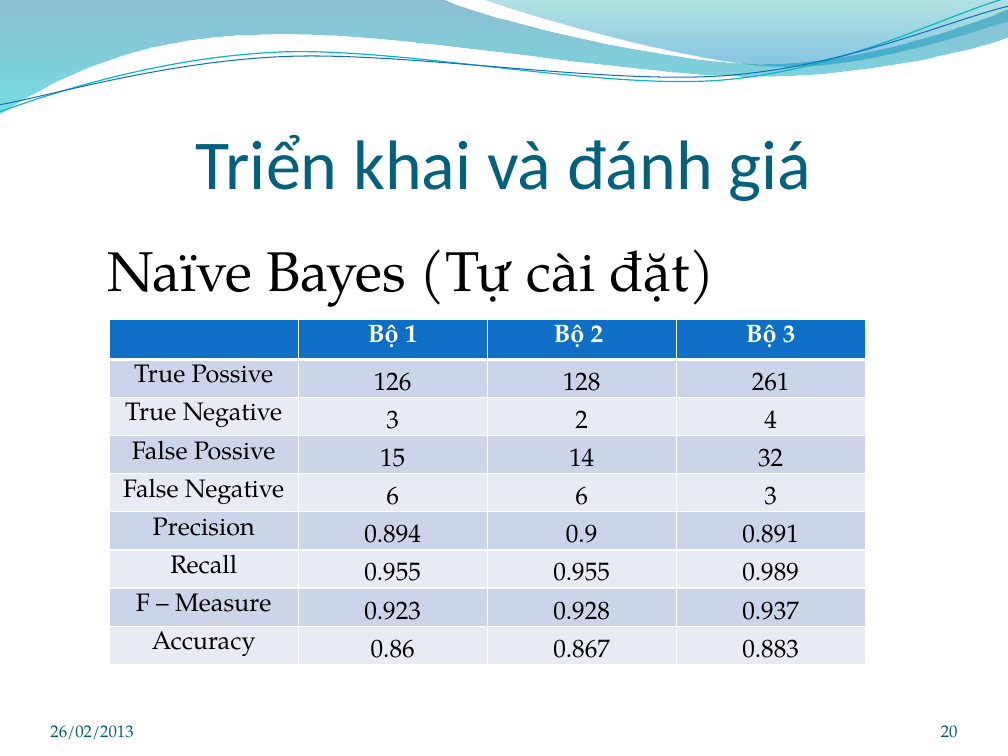
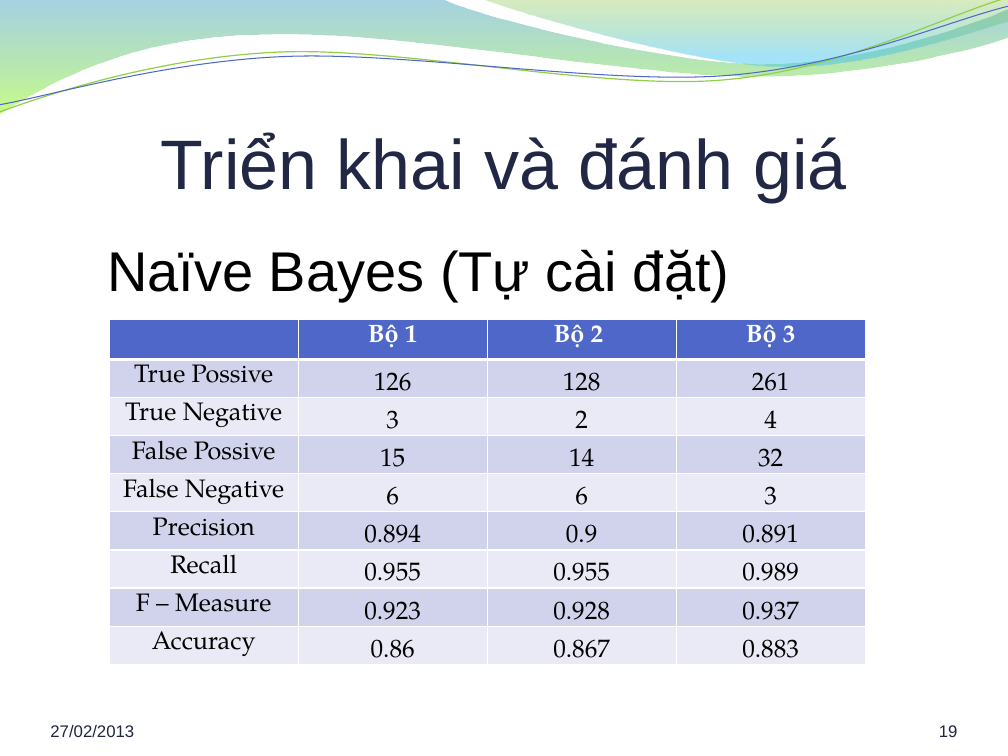
Before and after one commit to hung94it/benhvien, a slide deck: slide 19 of Diabetes/Documents/Report/Bao cao khoa luan.pptx (slide 20 before the commit). Drawn at 1008x756 pixels with LibreOffice and Linux fonts; fonts in the diff are those of the drawing; background and template pictures are left out. Boxes give left, top, right and bottom in pixels: in the first picture for what was removed or moved away, otherwise in the second. Text is boxed around its words. In the diff, an @@ line names an element or a change of style, - is before the commit and + after.

```diff
--- a/Diabetes/Documents/Report/Bao cao khoa luan.pptx
+++ b/Diabetes/Documents/Report/Bao cao khoa luan.pptx
@@ freeform shape at <box>0,0,1008,114</box>: fill gradient #0074A1 to #00C6CF to gradient #3B9CBF to #9CFA24 @@
@@ freeform shape at <box>0,0,1008,117</box>: outline #0AB8BF 0.85 pt to #93CE48 0.85 pt @@
@@ freeform shape at <box>0,6,1008,112</box>: outline #0F6FC6 0.75 pt to #4E67C8 0.75 pt @@
@@ freeform shape at <box>483,0,1008,70</box>: fill gradient #00A1A9 to #008BBF to gradient #7EBE2C to #39C1F1 @@
@@ title "Triển khai và đánh giá" at <box>161,133,846,202</box>: font Calibri to Arial, text colour #04617B to #212745 @@
@@ text "Naïve Bayes (Tự cài đặt)" at <box>107,249,729,300</box>: font TeX Gyre Pagella to Arial @@
@@ table at <box>109,320,867,682</box> @@
@@ fill #0F6FC6 to #4E67C8 in row 1 @@
@@ fill #CCD5EA to #D0D3EB in 16 cells @@
@@ fill #E7EBF5 to #E9EBF5 in 16 cells @@
@@ text at <box>50,725,134,737</box>: text changed; font TeX Gyre Pagella to Arial; text colour #045D75 to #202542 @@
-26/02/2013
+27/02/2013
@@ page number at <box>939,725,958,737</box>: text changed; font TeX Gyre Pagella to Arial; text colour #045D75 to #202542 @@
-20
+19
```
Also in this commit, not shown: 28 other slides changed, 1 slide removed, 5 other files.
